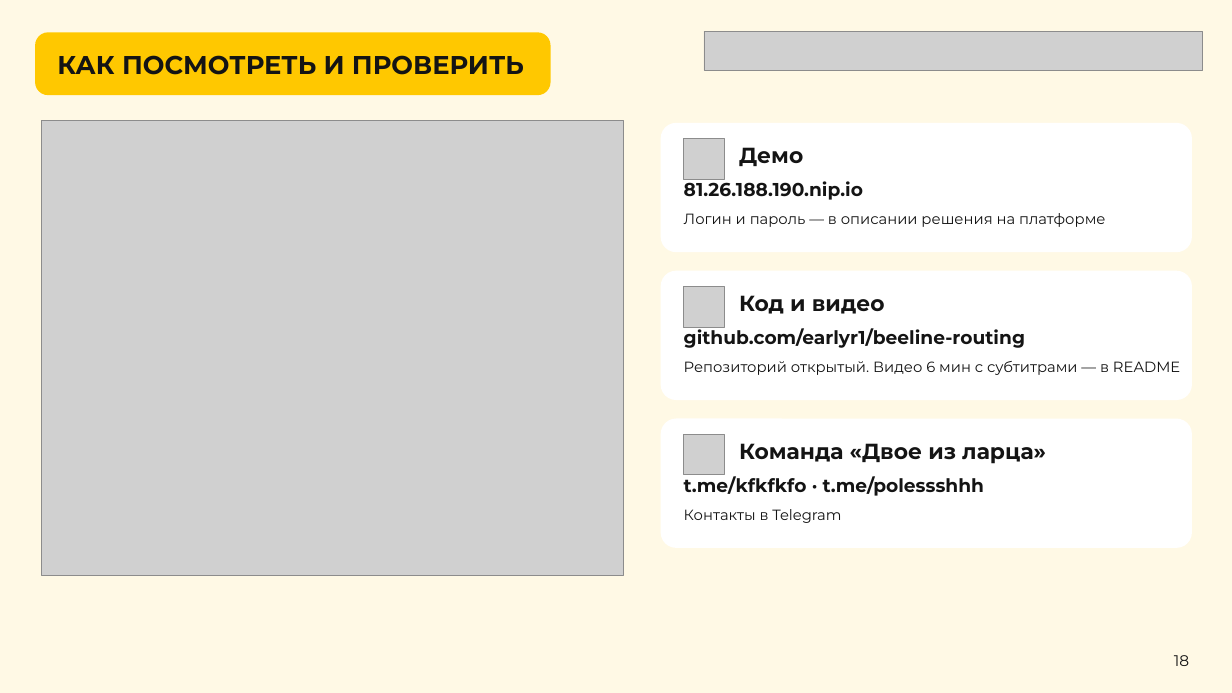
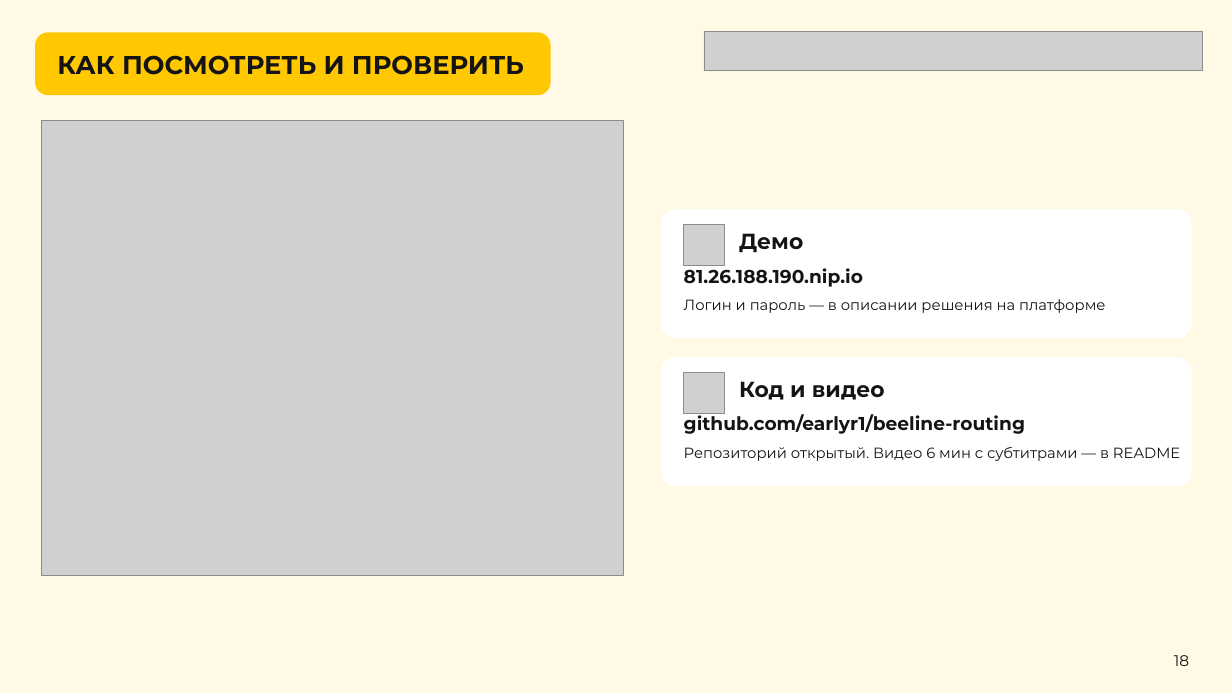
Before and after one commit to earlyr1/beeline-routing, a slide deck: slide 18 of ЛЦТ2026_Презентация_верные_обязательные_слайды.pptx. Drawn at 1232x693 pixels with LibreOffice and Linux fonts; fonts in the diff are those of the drawing; grey boxes stand for pictures. Boxes give left, top, right and bottom in pixels: in the first picture for what was removed or moved away, otherwise in the second. Text is boxed around its words. In the diff, an @@ line names an element or a change of style, - is before the commit and + after.

```diff
--- a/ЛЦТ2026_Презентация_верные_обязательные_слайды.pptx
+++ b/ЛЦТ2026_Презентация_верные_обязательные_слайды.pptx
@@ 6 texts, 2 pictures, 2 rounded rectangles: place and size @@
-6 texts, 2 pictures, 2 rounded rectangles at [661, 123, 1192, 400]
+6 texts, 2 pictures, 2 rounded rectangles at [661, 209, 1192, 486]
@@ rounded rectangle removed at [661, 419, 1192, 548] @@
@@ picture removed at [684, 434, 725, 475] @@
@@ text removed at [739, 443, 1046, 464] @@
-Команда «Двое из ларца»
@@ text removed at [684, 474, 984, 496] @@
-t.me/kfkfkfo · t.me/polessshhh
@@ text removed at [684, 509, 841, 523] @@
-Контакты в Telegram
```
Also in this commit, not shown: 12 other slides changed, 36 other files.
